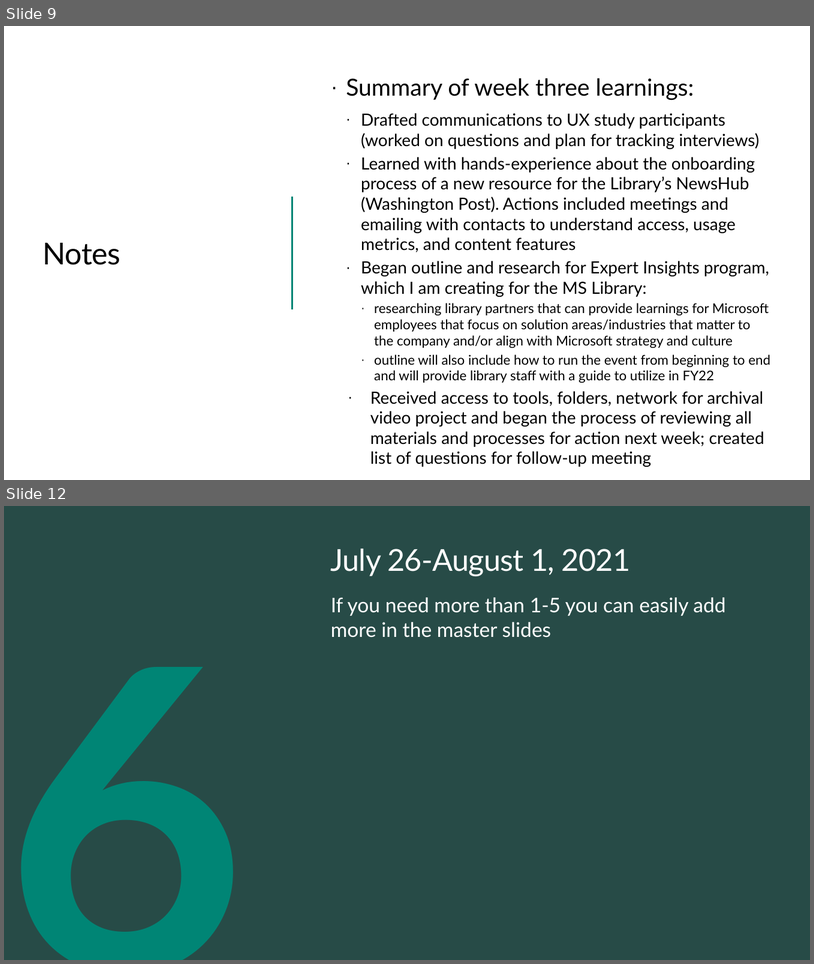
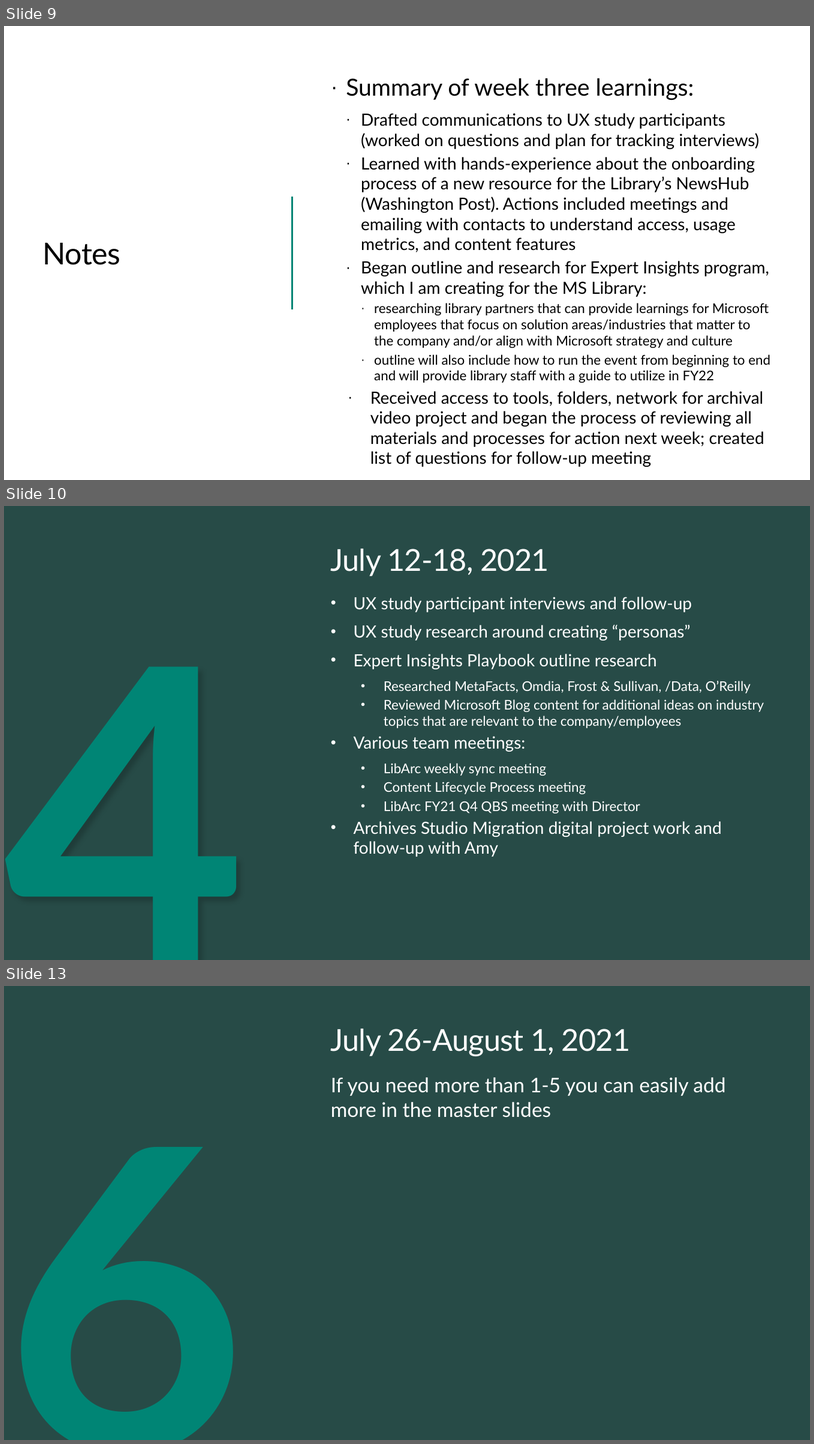
Before and after one commit to ewhinihan/dfw_mslibrary, a slide deck: DFW_MSLibraryArchives_WeeklyLearnings.pptx. Shown one above the other, each under a label of ours: slides 9 and 12 before the commit, slides 9, 10 and 13 after it; the slides between them are not shown. The pictures are 814x964 and 814x1444 pixels, drawn with LibreOffice and Linux fonts; fonts in the diff are those of the drawing; background and template pictures are left out. Boxes give left, top, right and bottom in pixels: in the first picture for what was removed or moved away, otherwise in the second. Text is boxed around its words. In the diff, an @@ line names an element or a change of style, - is before the commit and + after.

```diff
--- a/DFW_MSLibraryArchives_WeeklyLearnings.pptx
+++ b/DFW_MSLibraryArchives_WeeklyLearnings.pptx
@@ slide 10 added at (x1=4, y1=506, x2=810, y2=960), background #274B47 @@
@@ text added at (x1=4, y1=551, x2=292, y2=960), 500 pt, text #008575, bold @@
+4
@@ title added at (x1=331, y1=549, x2=549, y2=576), 36 pt, text #FFFFFF @@
+July 12-18, 2021
@@ text added at (x1=354, y1=597, x2=764, y2=856), 16 pt, text #FFFFFF @@
+• UX study participant interviews and follow-up
+• UX study research around creating “personas”
+• Expert Insights Playbook outline research
+  • Researched MetaFacts, Omdia, Frost & Sullivan, /Data, O’Reilly
+  • Reviewed Microsoft Blog content for additional ideas on industry topics that are relevant to the company/employees
+• Various team meetings:
+  • LibArc weekly sync meeting
+  • Content Lifecycle Process meeting
+  • LibArc FY21 Q4 QBS meeting with Director
+• Archives Studio Migration digital project work and follow-up with Amy
@@ what was slide 12 is now slide 13 @@
```
Also in this commit, not shown: 2 slides changed, 1 other slide added, 1 slide removed.
